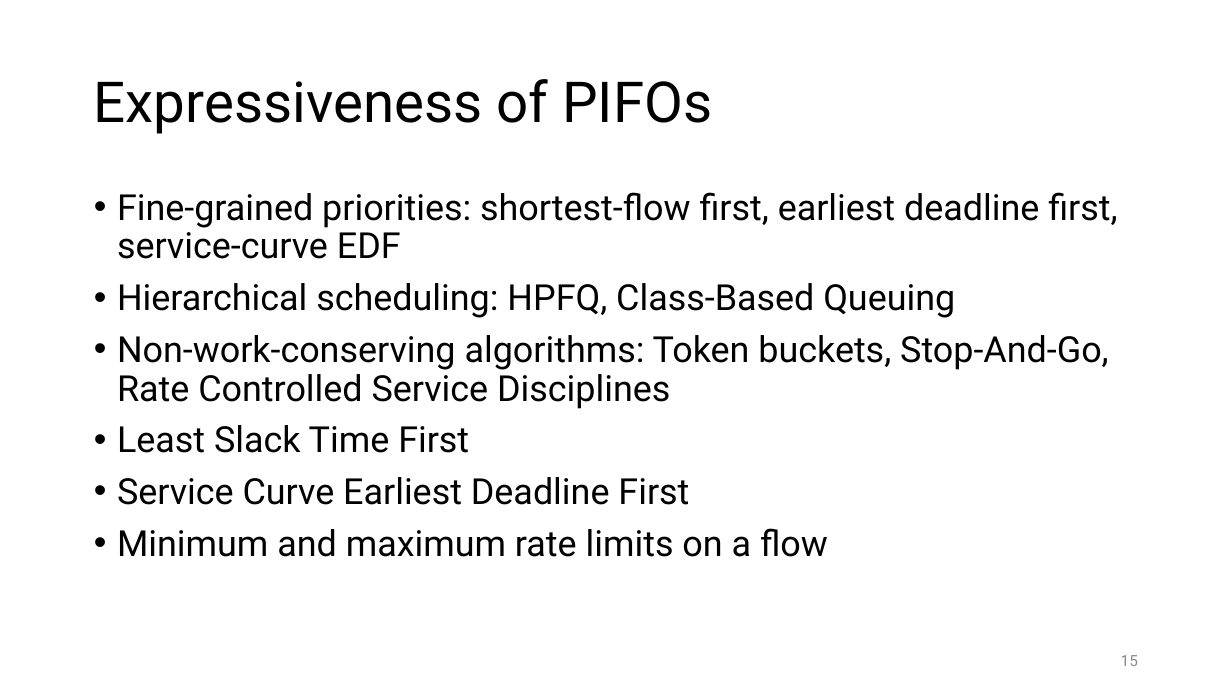
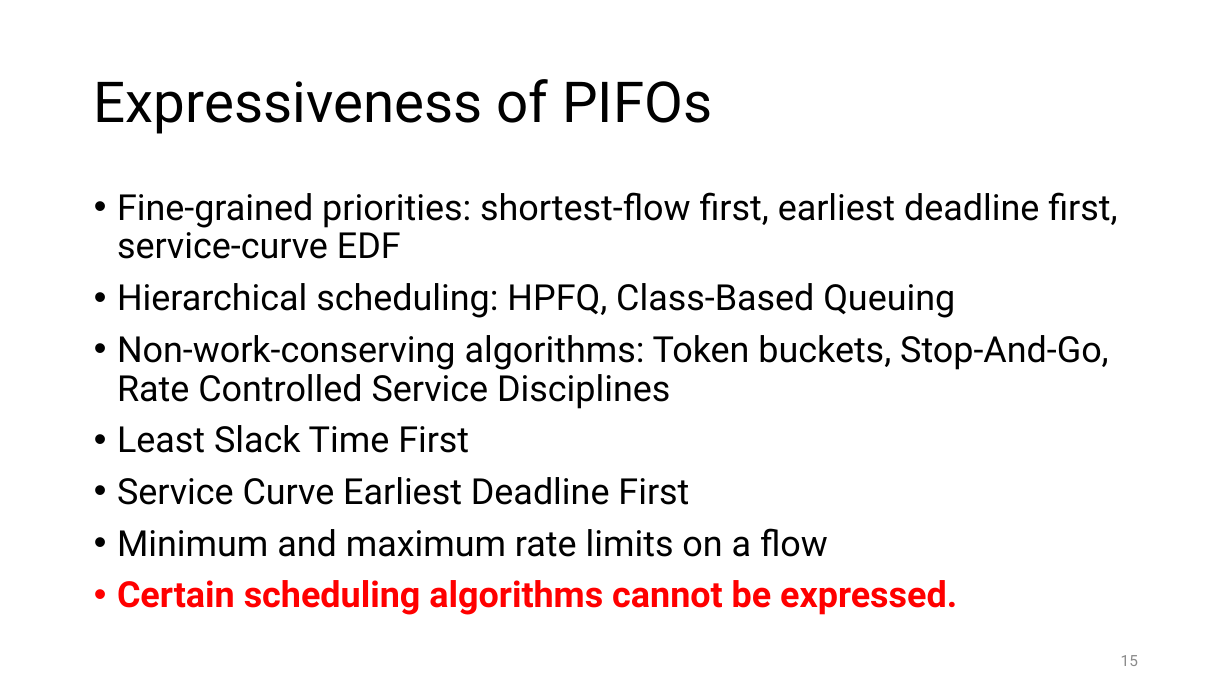
Before and after one commit to anirudhSK/pifo-domino-marple-ppts, a slide deck: slide 15 of pifo_sigcomm.pptx. Drawn at 1232x693 pixels with LibreOffice and Linux fonts; fonts in the diff are those of the drawing. Boxes give left, top, right and bottom in pixels: in the first picture for what was removed or moved away, otherwise in the second. Text is boxed around its words. In the diff, an @@ line names an element or a change of style, - is before the commit and + after.

```diff
--- a/pifo_sigcomm.pptx
+++ b/pifo_sigcomm.pptx
@@ text at (117, 580, 957, 615): paragraph added @@
+• Certain scheduling algorithms cannot be expressed.
```
Also in this commit, not shown: 3 other slides changed, 1 slide added, 1 other file.
